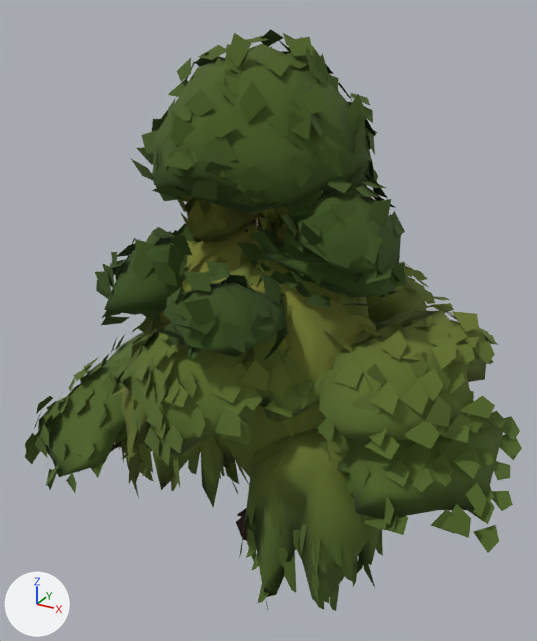
The glTF model assets/nature/glb/g_bigtree.glb: old version first, new version second.
One viewpoint serves both versions: a 50 mm lens placed at (7.73, -13.79, 12.63), pointed at (0.01, 0.23, 5.62). Lighting does not change. The marker at lower left points along +X, +Y and +Z. The first picture is the older version.

Names of what the first picture shows: 'v0', 'v1', 'v2', 'v3', 'v4'.
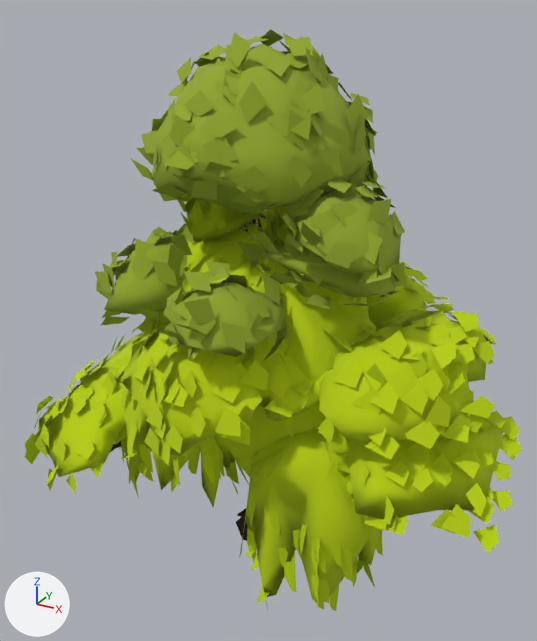
Changed parts and their boxes (x1, y1, x2, y2) in the pictures (537 x 641 px):
'v0', surface changed (lighter)
    both: (25, 216, 522, 553)
'v1', surface changed (lighter)
    both: (95, 29, 406, 361)
'v4', surface changed (lighter)
    both: (110, 223, 383, 611)
'v2', surface changed (lighter)
    both: (178, 196, 315, 247)
'v3', surface changed
    both: (240, 218, 286, 266)

What changed in the scene script:
```text
Change mat_polyfoliage_v01_a_wind:
    remove mat_polyfoliage_v01_a_wind.texture = img_foliage_a_jpg
    add mat_polyfoliage_v01_a_wind.base_color = (0.494, 0.651, 0.0)  # yellow #bbd300
Change mat_polyfoliage_v01_b_wind:
    remove mat_polyfoliage_v01_b_wind.texture = img_foliage_b_jpg
    add mat_polyfoliage_v01_b_wind.base_color = (0.293, 0.391, 0.024)  # green #93a82b
```
